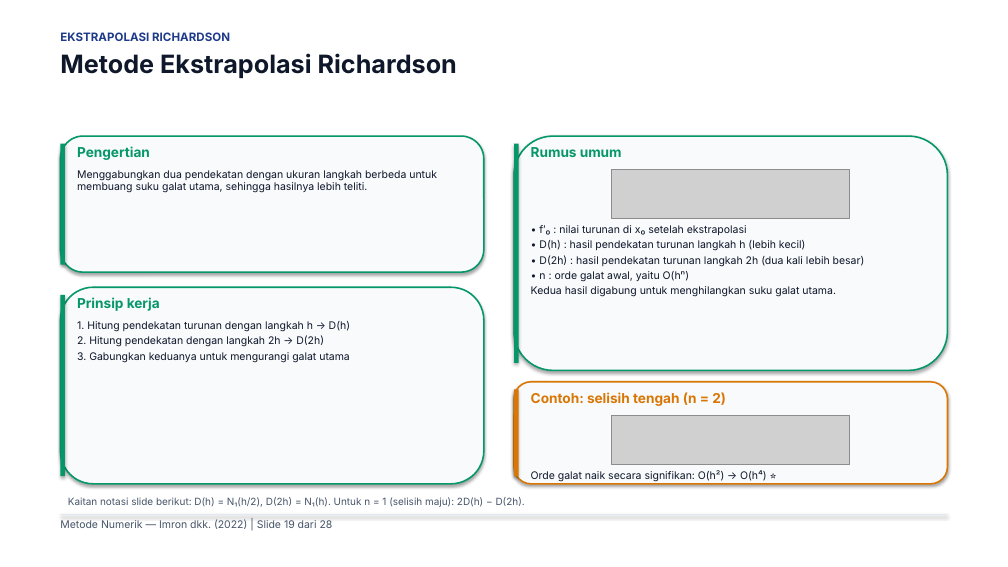
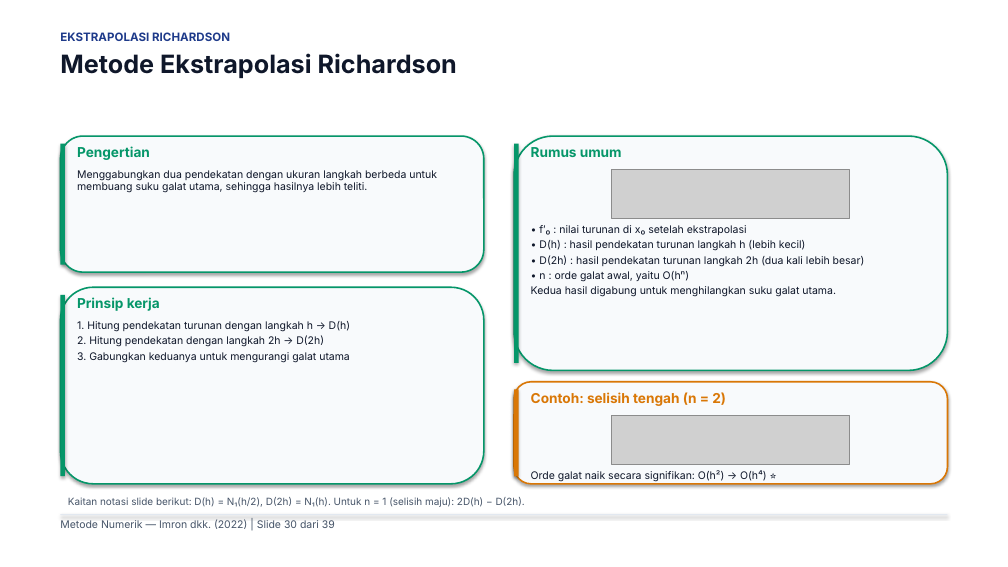
Before and after one commit to Moreyartea/Diferensiasi-Numerik, a slide deck: slide 30 of Diferensiasi_Numerik.pptx (slide 19 before the commit). Drawn at 1008x567 pixels with LibreOffice and Linux fonts; fonts in the diff are those of the drawing; grey boxes stand for pictures. Boxes give left, top, right and bottom in pixels: in the first picture for what was removed or moved away, otherwise in the second. Text is boxed around its words. In the diff, an @@ line names an element or a change of style, - is before the commit and + after.

```diff
--- a/Diferensiasi_Numerik.pptx
+++ b/Diferensiasi_Numerik.pptx
@@ text at [60, 519, 335, 529]: text changed @@
-Metode Numerik — Imron dkk. (2022) | Slide 19 dari 28
+Metode Numerik — Imron dkk. (2022) | Slide 30 dari 39
```
Also in this commit, not shown: 23 other slides changed, 14 slides added, 3 slides removed, 6 other files.
